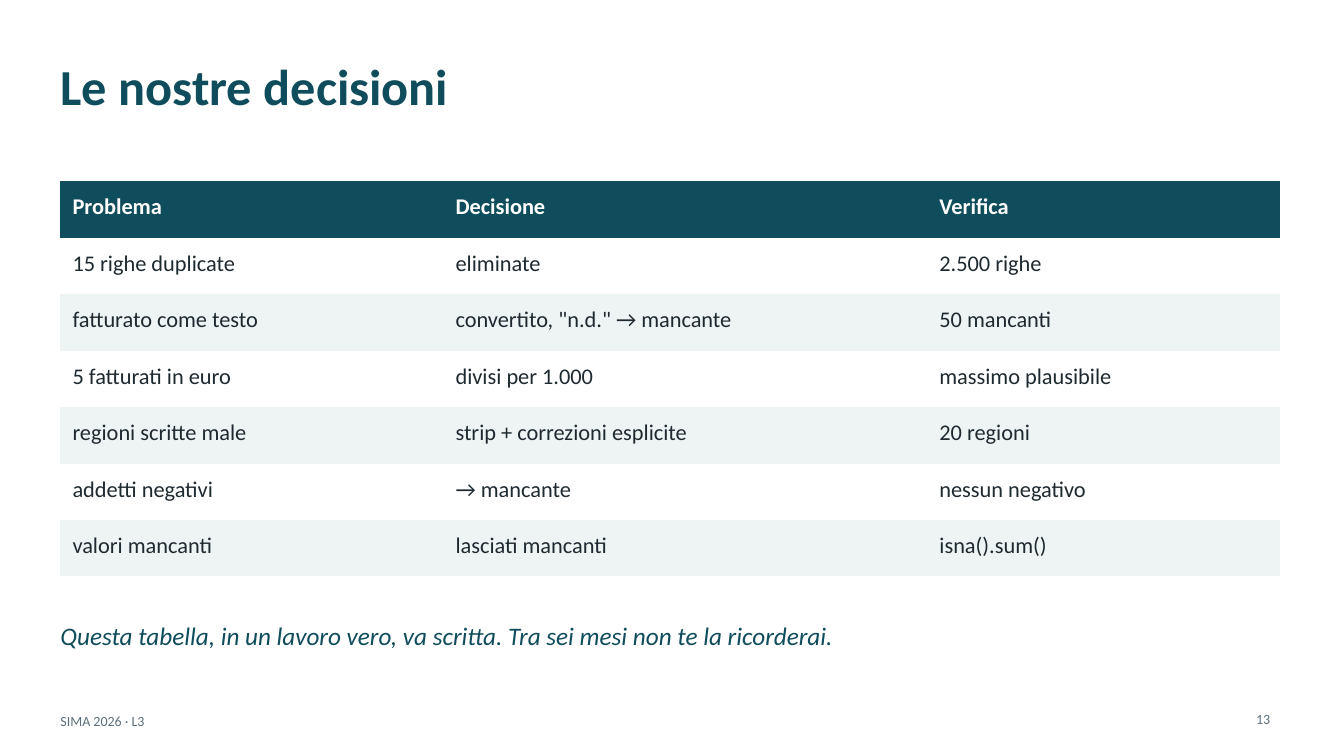
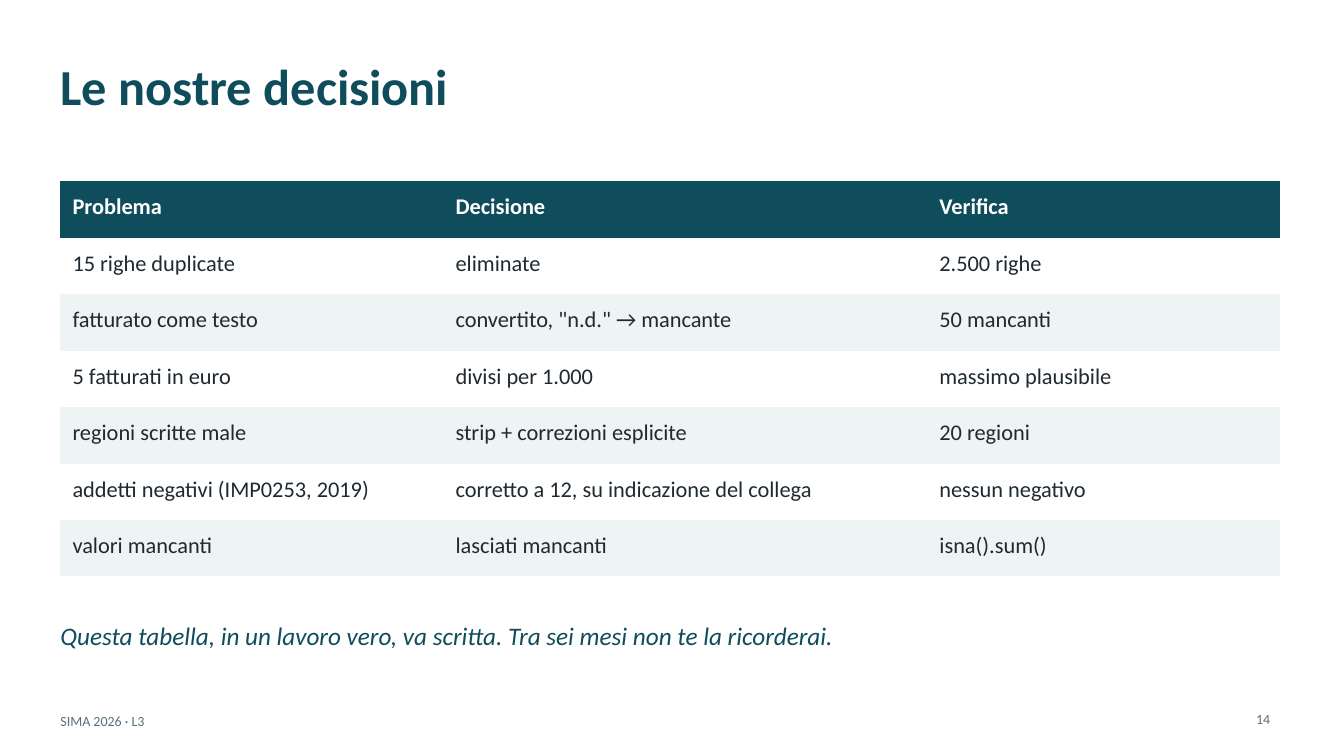
Before and after one commit to andrealorenzon/SIMA2026, a slide deck: slide 14 of L03_pulizia/slide_complete.pptx (slide 13 before the commit). Drawn at 1344x756 pixels with LibreOffice and Linux fonts; fonts in the diff are those of the drawing. Boxes give left, top, right and bottom in pixels: in the first picture for what was removed or moved away, otherwise in the second. Text is boxed around its words. In the diff, an @@ line names an element or a change of style, - is before the commit and + after.

```diff
--- a/L03_pulizia/slide_complete.pptx
+++ b/L03_pulizia/slide_complete.pptx
@@ table at (x1=60, y1=181, x2=1280, y2=560) @@
-row 6, column 1: addetti negativi
+row 6, column 1: addetti negativi (IMP0253, 2019)
-row 6, column 2: → mancante
+row 6, column 2: corretto a 12, su indicazione del collega
@@ page number at (x1=1256, y1=715, x2=1270, y2=724): text changed @@
-13
+14
```
Also in this commit, not shown: 1 slide added, 3 other files.
